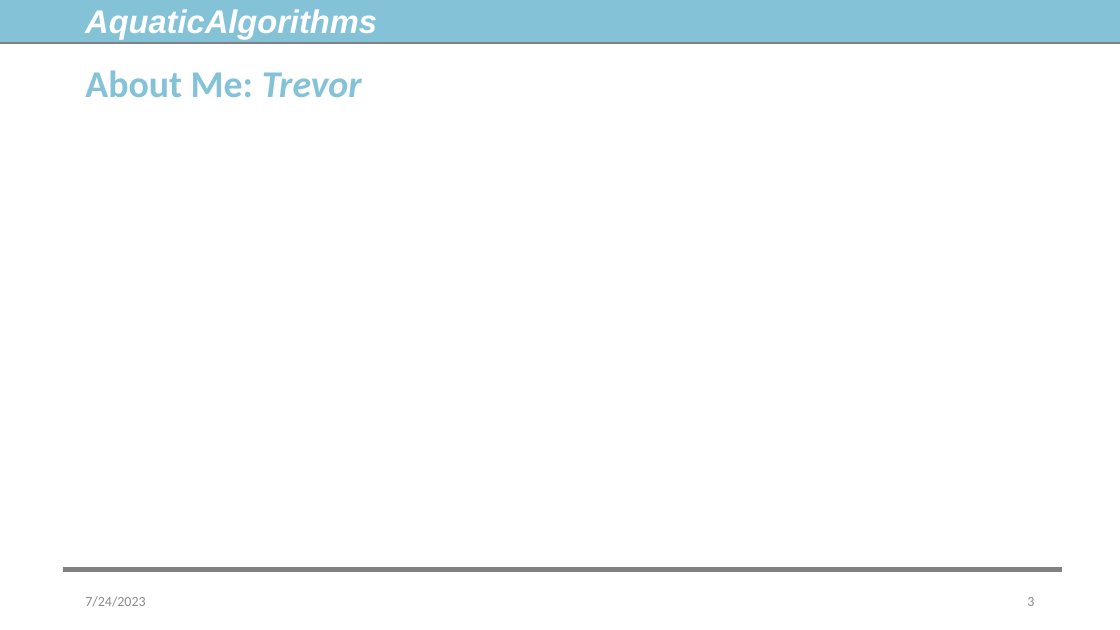
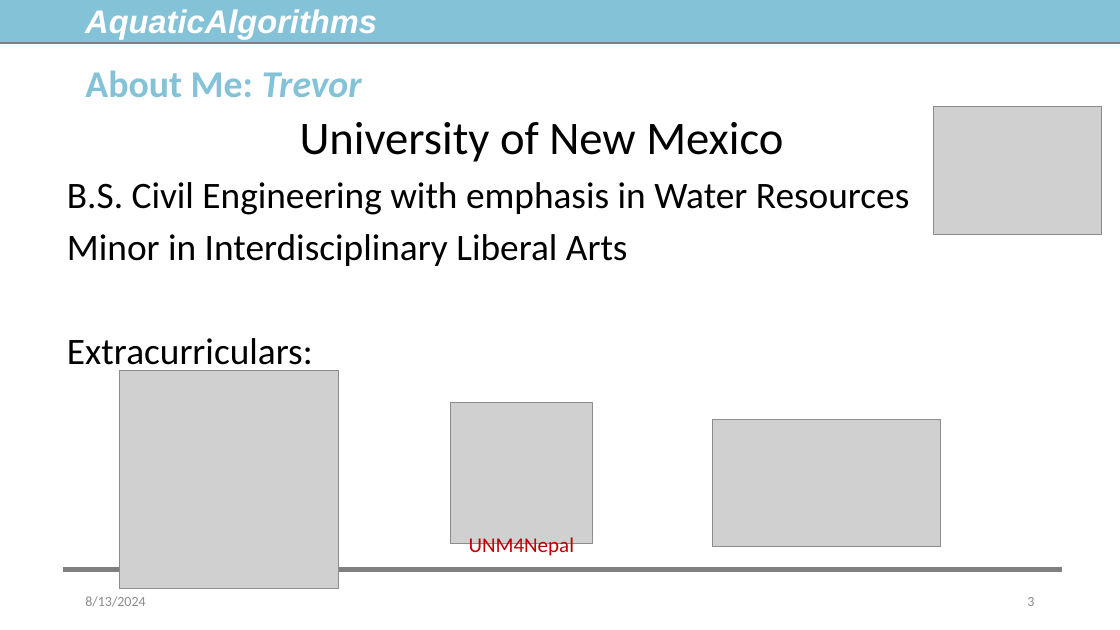
Before and after one commit to TrevorJA/AquaticAlgorithms, a slide deck: slide 3 of Presentations/L1_Introduction_to_Aquatic_Algorithms.pptx. Drawn at 1120x630 pixels with LibreOffice and Linux fonts; fonts in the diff are those of the drawing; grey boxes stand for pictures. Boxes give left, top, right and bottom in pixels: in the first picture for what was removed or moved away, otherwise in the second. Text is boxed around its words. In the diff, an @@ line names an element or a change of style, - is before the commit and + after.

```diff
--- a/Presentations/L1_Introduction_to_Aquatic_Algorithms.pptx
+++ b/Presentations/L1_Introduction_to_Aquatic_Algorithms.pptx
@@ picture added at [933,107,1102,234] @@
@@ text added at [67,122,909,374], 32 pt, text #000000 @@
+University of New Mexico
+B.S. Civil Engineering with emphasis in Water Resources
+Minor in Interdisciplinary Liberal Arts
+Extracurriculars:
@@ picture added at [120,371,339,589] @@
@@ picture added at [451,402,592,544] @@
@@ picture added at [712,420,941,547] @@
@@ text added at [469,537,574,558], 18 pt, text #C00000 @@
+UNM4Nepal
@@ text at [85,596,145,607]: text changed @@
-7/24/2023
+8/13/2024
```
Also in this commit, not shown: 19 other slides changed, 1 slide added, 4 other files.
